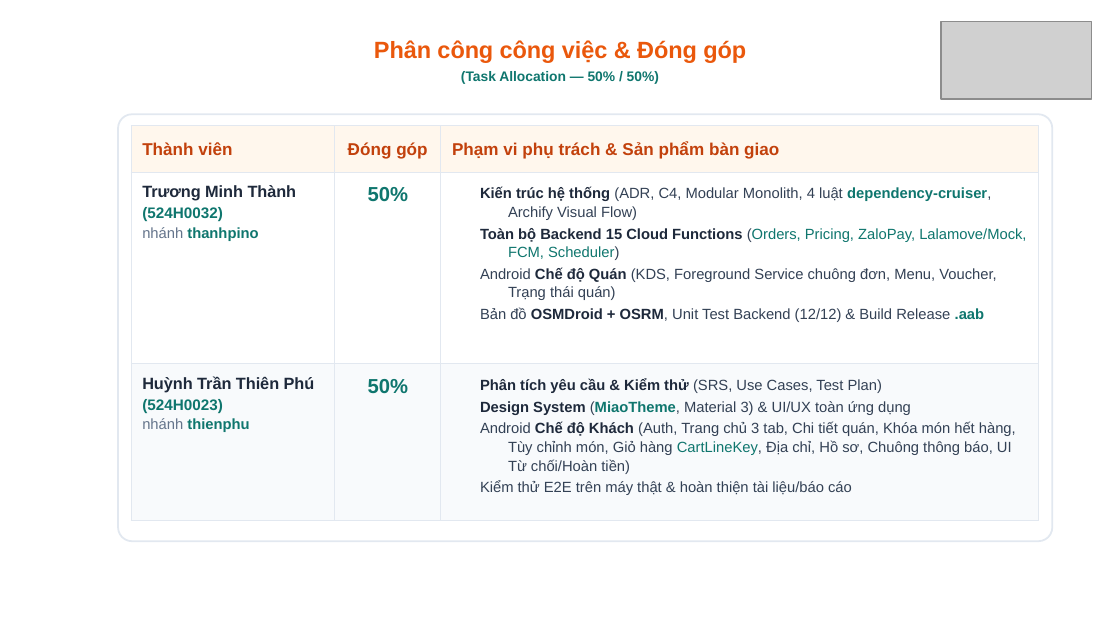
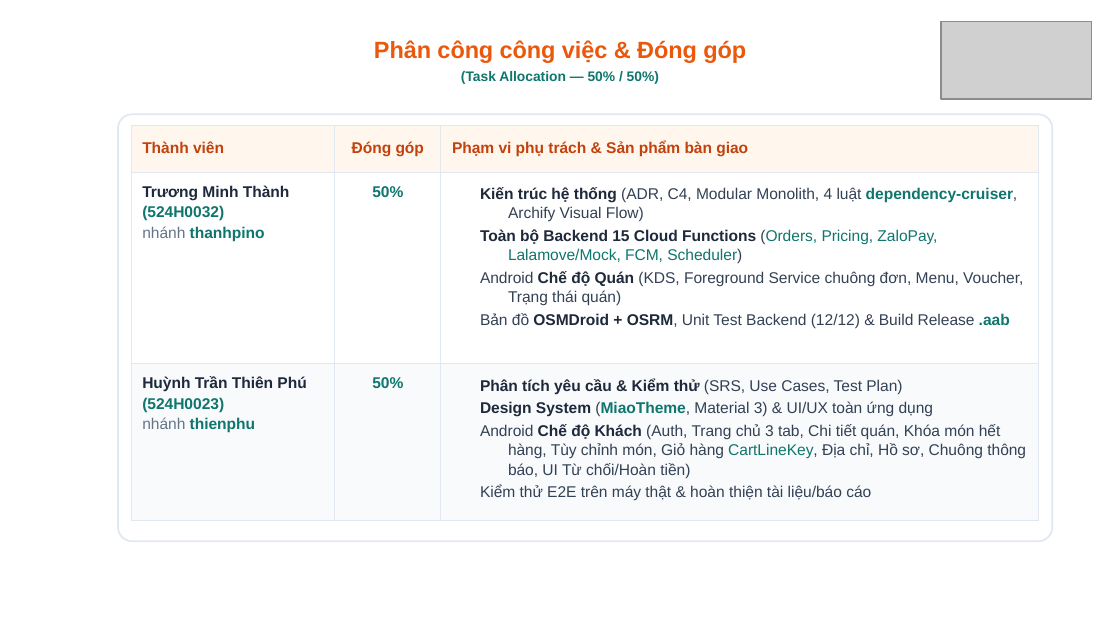
Before and after one commit to thanhpino/MobileAppFinalProject-MiaoSong, a slide deck: slide 13 of docs/slide/MiaoSong_Presentation_TSinghuaGroup_524H0032_524H0023.pptx. Drawn at 1120x630 pixels with LibreOffice and Linux fonts; fonts in the diff are those of the drawing; grey boxes stand for pictures; background and template pictures are left out. Boxes give left, top, right and bottom in pixels: in the first picture for what was removed or moved away, otherwise in the second. Text is boxed around its words. In the diff, an @@ line names an element or a change of style, - is before the commit and + after.

```diff
--- a/docs/slide/MiaoSong_Presentation_TSinghuaGroup_524H0032_524H0023.pptx
+++ b/docs/slide/MiaoSong_Presentation_TSinghuaGroup_524H0032_524H0023.pptx
@@ table at [131, 125, 1038, 526] @@
@@ size 11 to 10 pt in "Thành viên", "Đóng góp", "Phạm vi phụ trách & Sản phẩm ..." @@
@@ size 10.5 to 10 pt in "Trương Minh Thành", "Huỳnh Trần Thiên Phú" @@
@@ size 9.8 to 10 pt in "(524H0032)", "(524H0023)" @@
@@ size 9.5 to 10 pt in "nhánh thanhpino", "Kiến trúc hệ thống (ADR, C4, Modular ...", "Toàn bộ Backend 15 Cloud Functions (Orders, ...", "Android Chế độ Quán (KDS, Foreground Service ..." and 6 more places @@
@@ size 13 to 10 pt in "50%", "50%" @@
```
Also in this commit, not shown: 5 other slides changed, 1 other file.
